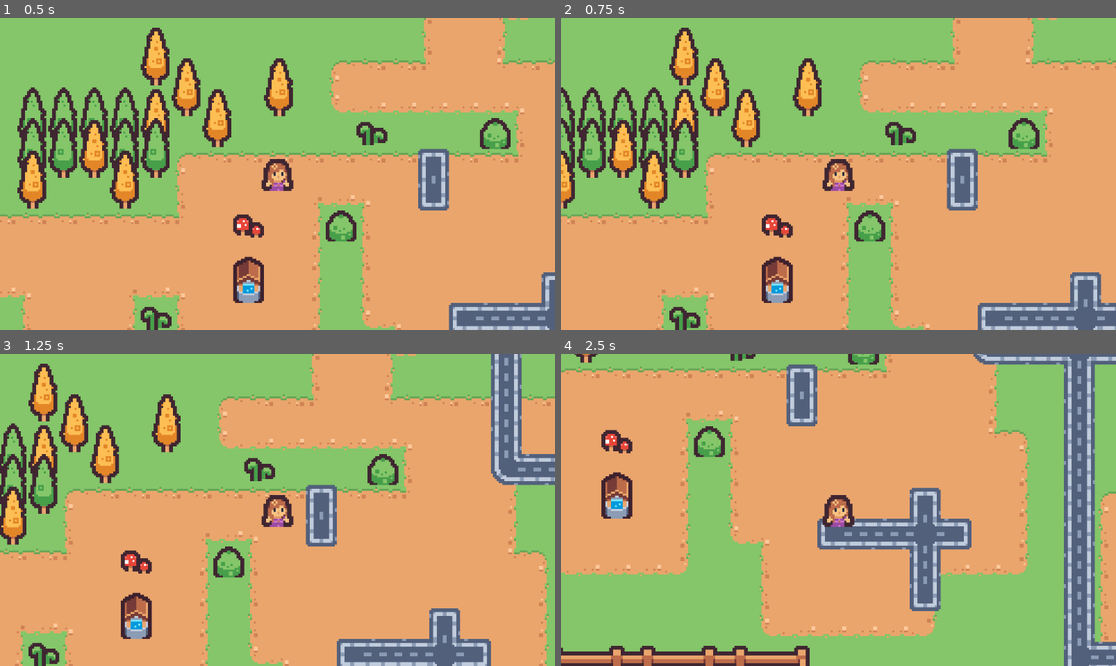
Above: before the commit, frames 1-4 (two rows, left to right).
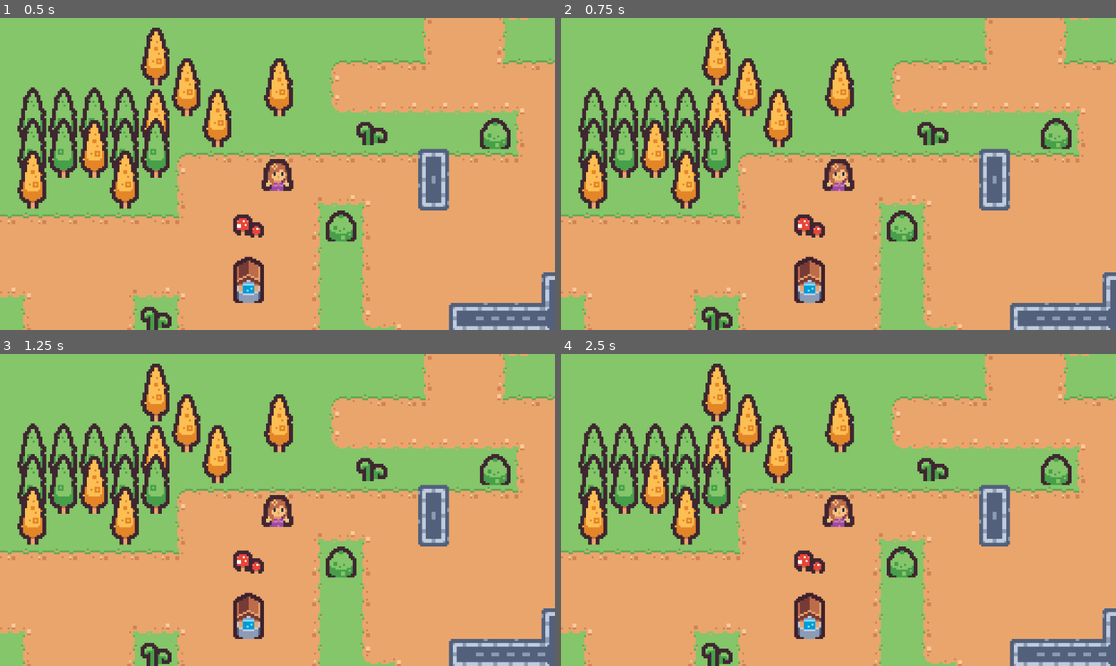
Above: after the commit, the same moments.

Repository: HazardWare/Hazardous-Quest
Game: Godot game, scene res://scenes/world/overworld.tscn
The game is run twice, just before and just after one commit, with the same random seed, the same clock (stepped at 60 frames per second) and the same inputs. The project has no main scene, so this scene is started directly.
Inputs:
- Up to frame 1 (0.5 s): no input
- Up to frame 2 (0.75 s): tap Enter (ui_accept) at 0.5 s; hold Right (ui_right) from 0.53 s (still down)
- Up to frame 3 (1.25 s): keep holding Right (ui_right); tap Enter (ui_accept) at 0.77 s
- Up to frame 4 (2.5 s): release Right (ui_right) at 1.28 s; hold Down (ui_down) 1.28-2.03 s; tap Enter (ui_accept) at 1.52 s; hold Right (ui_right) from 2.03 s (still down)

Frame 1 is identical in both runs. In frame 2, 30% of the frame differs, in the area x 0-100%, y 0-100%; in frame 3, 45%; in frame 4, 76%.

Commit message:
Better controls

Diff:
--- a/project.godot
+++ b/project.godot
@@ -22,3 +22,26 @@
 "res://scenes/": "blue",
 "res://scripts/": "red"
 }
+
+[input]
+
+walk_up={
+"deadzone": 0.2,
+"events": [Object(InputEventKey,"resource_local_to_scene":false,"resource_name":"","device":-1,"window_id":0,"alt_pressed":false,"shift_pressed":false,"ctrl_pressed":false,"meta_pressed":false,"pressed":false,"keycode":0,"physical_keycode":87,"key_label":0,"unicode":119,"location":0,"echo":false,"script":null)
+]
+}
+walk_down={
+"deadzone": 0.2,
+"events": [Object(InputEventKey,"resource_local_to_scene":false,"resource_name":"","device":-1,"window_id":0,"alt_pressed":false,"shift_pressed":false,"ctrl_pressed":false,"meta_pressed":false,"pressed":false,"keycode":0,"physical_keycode":83,"key_label":0,"unicode":115,"location":0,"echo":false,"script":null)
+]
+}
+walk_left={
+"deadzone": 0.2,
+"events": [Object(InputEventKey,"resource_local_to_scene":false,"resource_name":"","device":-1,"window_id":0,"alt_pressed":false,"shift_pressed":false,"ctrl_pressed":false,"meta_pressed":false,"pressed":false,"keycode":0,"physical_keycode":65,"key_label":0,"unicode":97,"location":0,"echo":false,"script":null)
+]
+}
+walk_right={
+"deadzone": 0.2,
+"events": [Object(InputEventKey,"resource_local_to_scene":false,"resource_name":"","device":-1,"window_id":0,"alt_pressed":false,"shift_pressed":false,"ctrl_pressed":false,"meta_pressed":false,"pressed":false,"keycode":0,"physical_keycode":68,"key_label":0,"unicode":100,"location":0,"echo":false,"script":null)
+]
+}
--- a/scenes/player/player.gd
+++ b/scenes/player/player.gd
@@ -1,7 +1,7 @@
 extends Character
 
 func _physics_process(delta: float) -> void:
-	var direction = Input.get_vector("ui_left", "ui_right", "ui_up", "ui_down")
+	var direction = Input.get_vector("walk_left", "walk_right", "walk_up", "walk_down")
 	velocity = direction * speed * delta
 	move_and_slide()
 
